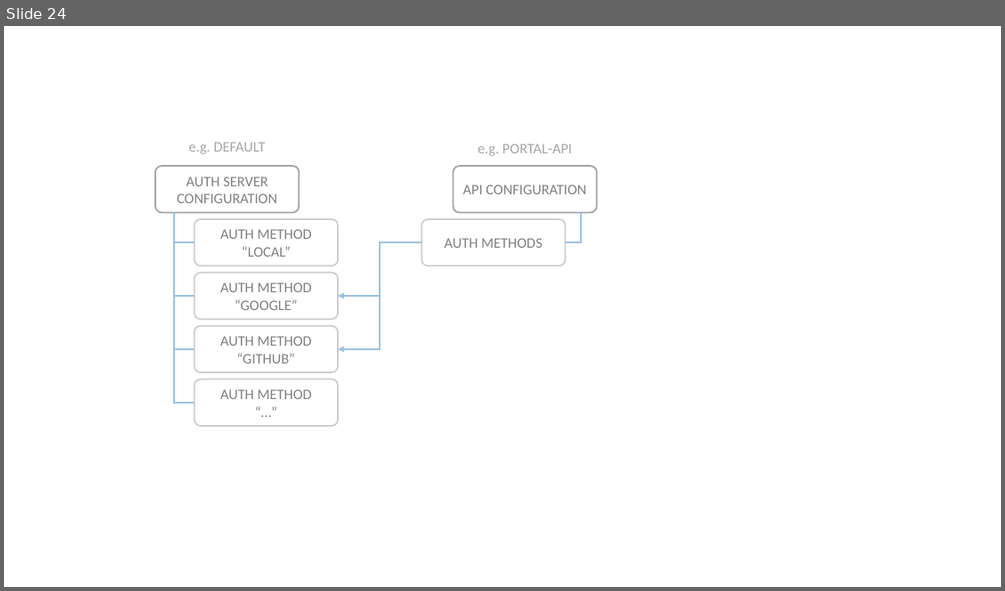
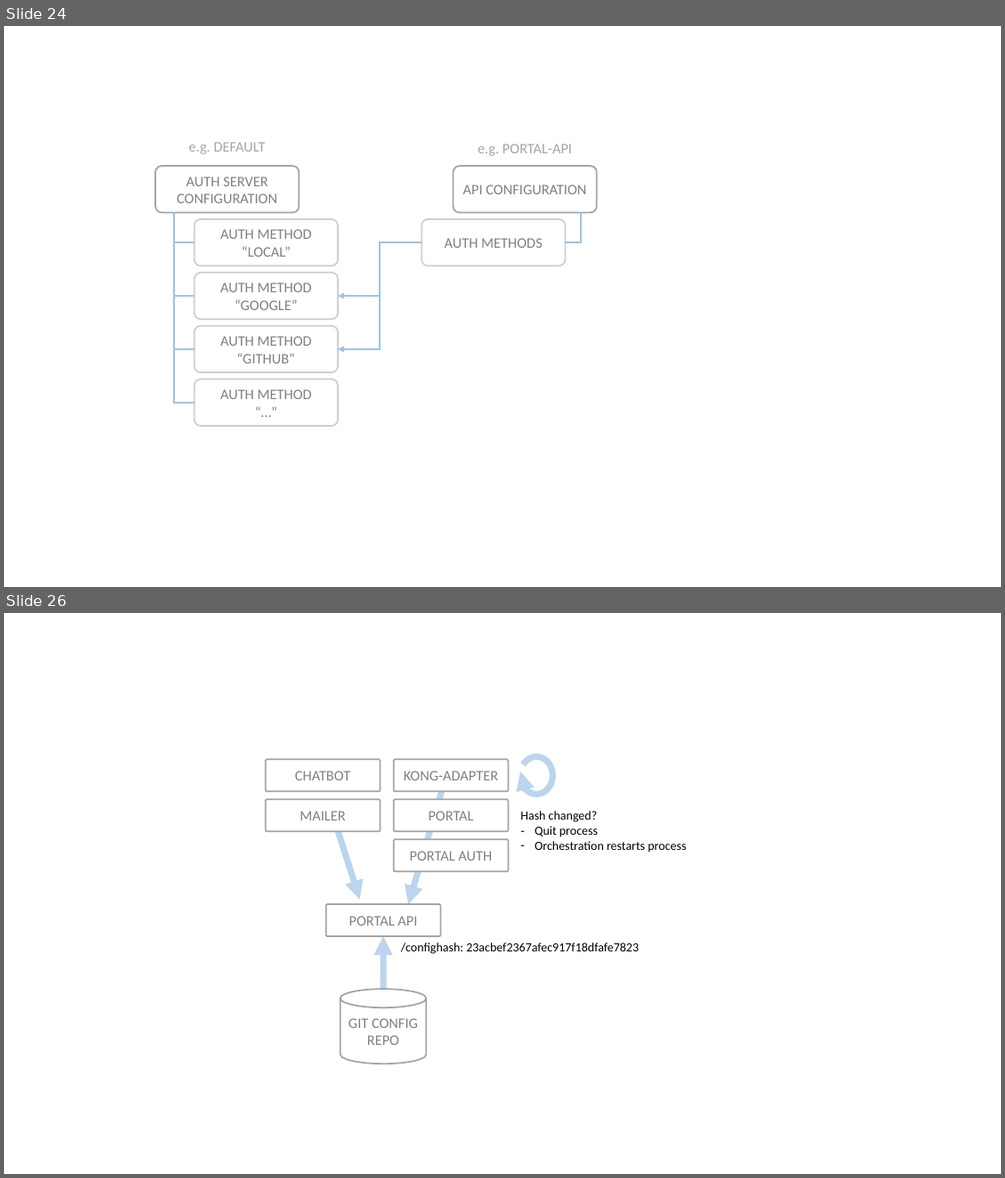
Before and after one commit to Haufe-Lexware/wicked.haufe.io, a slide deck: doc/architecture-illustrations.pptx. Shown one above the other, each under a label of ours: slide 24 before the commit, slides 24 and 26 after it; the slides between them are not shown. The pictures are 1005x591 and 1005x1178 pixels, drawn with LibreOffice and Linux fonts; fonts in the diff are those of the drawing. Boxes give left, top, right and bottom in pixels: in the first picture for what was removed or moved away, otherwise in the second. Text is boxed around its words. In the diff, an @@ line names an element or a change of style, - is before the commit and + after.

```diff
--- a/doc/architecture-illustrations.pptx
+++ b/doc/architecture-illustrations.pptx
@@ slide 26 added at (4, 613, 1001, 1174), background #FFFFFF @@
@@ rounded rectangle added at (266, 760, 380, 792), fill #FFFFFF, outline #A5A5A5 1.5 pt, 14 pt, text #808080 @@
+CHATBOT
@@ rounded rectangle added at (394, 760, 508, 792), fill #FFFFFF, outline #A5A5A5 1.5 pt, 14 pt, text #808080 @@
+KONG-ADAPTER
@@ arc (boxed as its full ellipse) added at (520, 756, 553, 794), outline #5B9BD5 6 pt @@
@@ rounded rectangle added at (266, 799, 380, 831), fill #FFFFFF, outline #A5A5A5 1.5 pt, 14 pt, text #808080 @@
+MAILER
@@ rounded rectangle added at (394, 799, 508, 831), fill #FFFFFF, outline #A5A5A5 1.5 pt, 14 pt, text #808080 @@
+PORTAL
@@ arrow added from (444, 784) to (409, 904), #5B9BD5 6 pt @@
@@ arrow added from (333, 815) to (360, 900), #5B9BD5 6 pt @@
@@ text added at (520, 811, 686, 852), 12 pt, text #000000 @@
+Hash changed?
+– Quit process
+– Orchestration restarts process
@@ rounded rectangle added at (394, 840, 508, 872), fill #FFFFFF, outline #A5A5A5 1.5 pt, 14 pt, text #808080 @@
+PORTAL AUTH
@@ rounded rectangle added at (326, 904, 441, 936), fill #FFFFFF, outline #A5A5A5 1.5 pt, 14 pt, text #808080 @@
+PORTAL API
@@ arrow added from (383, 989) to (383, 936), #5B9BD5 6 pt @@
@@ text added at (401, 942, 639, 954), 12 pt, text #000000 @@
+/confighash: 23acbef2367afec917f18dfafe7823
@@ cylinder added at (340, 989, 427, 1064), fill #FFFFFF, outline #A5A5A5 1.5 pt, 14 pt, text #808080 @@
+GIT CONFIG
+REPO
```
Also in this commit, not shown: 1 other slide added, 1 other file.
